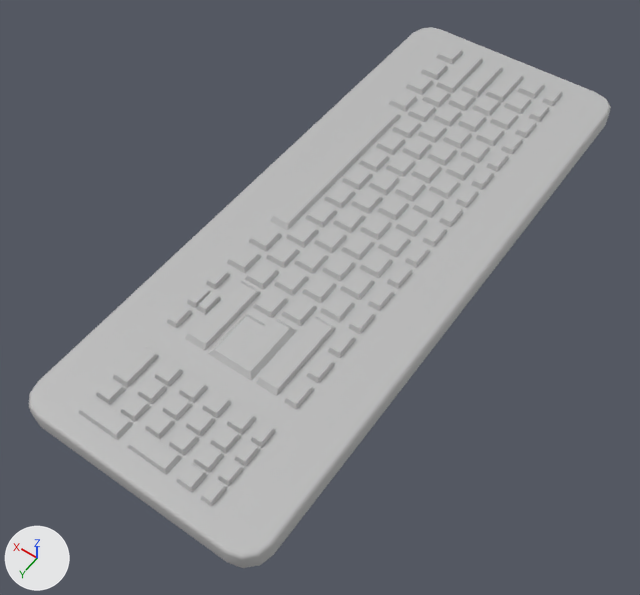
The FBX model Decals and environment Test/Assets/Models/Offices/Keyboard_geo.fbx, before and after one commit.
Before and after are seen from a 50 mm lens placed at (-0.267, 0.429, 0.568), pointed at (0.002, 0.053, -0.023). Lighting does not change. The marker at lower left points along +X, +Y and +Z. Where no turn or scale is listed for an object, it has been applied to the vertices.

In view in the first picture: 'Keyboard_ver1_geo'.
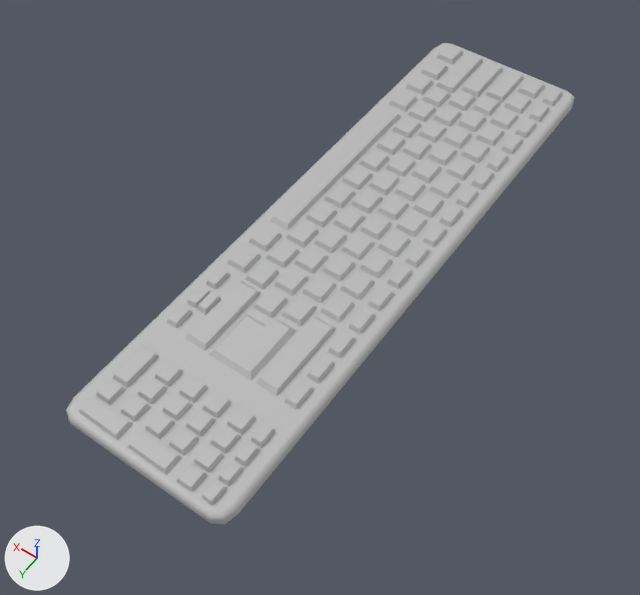
Where the change shows, as pixel boxes (x1, y1, x2, y2) in the pictures (640 x 595 px):
'Keyboard_ver1_geo', reshaped (13% narrower, 11% shorter): before (29, 27, 611, 568); after (66, 43, 575, 524)

What changed in the scene script:
```text
Change me_mesh:
    used by ob_keyboard_ver1_geo; location = (0.0, 0.0, 0.0)
    remove me_mesh.from_pydata(...)  # 872 vertices, 549 faces; spans x -0.109..0.109, y -0.283..0.283, z 0.0..0.021
    add me_mesh.from_pydata(...)  # 4208 vertices, 3473 faces; spans x -0.075..0.078, y -0.269..0.271, z 0.008..0.021
    me_mesh part 1: the loose piece of 48 vertices spanning x -0.109..0.109, y -0.283..0.283, z 0.0..0.016 is rebuilt with 80 vertices and now spans x -0.075..0.078, y -0.269..0.271, z 0.008..0.016
```
